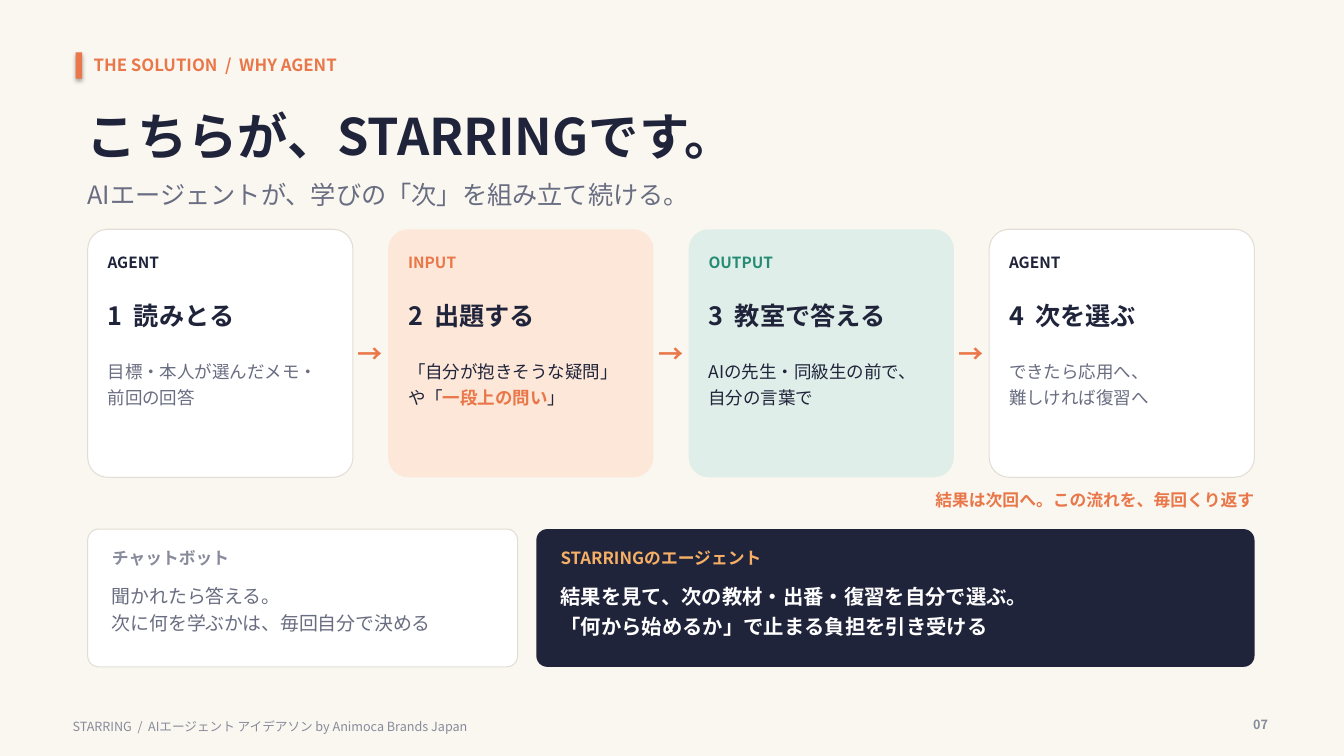
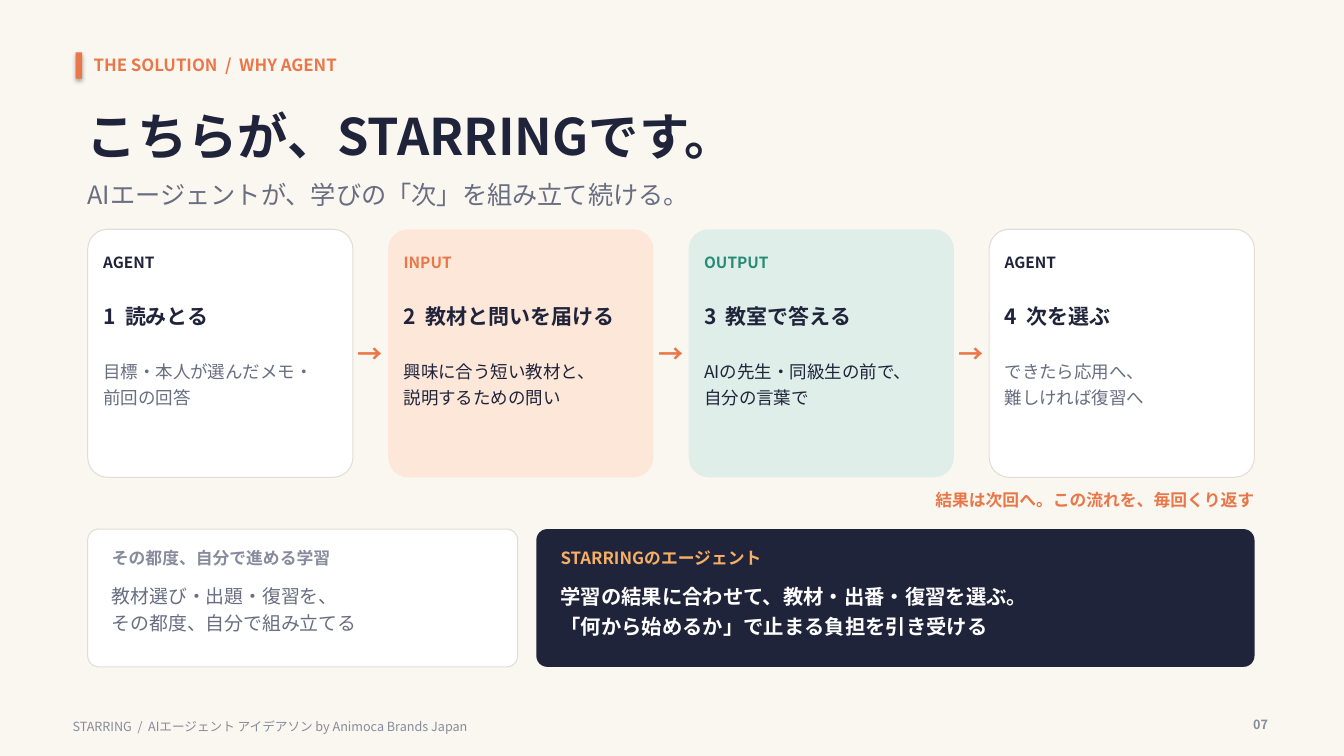
Before and after one commit to zpx9/a1, a slide deck: slide 7 of STARRING_final.pptx. Drawn at 1344x756 pixels with LibreOffice and Linux fonts; fonts in the diff are those of the drawing. Boxes give left, top, right and bottom in pixels: in the first picture for what was removed or moved away, otherwise in the second. Text is boxed around its words. In the diff, an @@ line names an element or a change of style, - is before the commit and + after.

```diff
--- a/STARRING_final.pptx
+++ b/STARRING_final.pptx
@@ text "AGENT": place and size @@
-text "AGENT" at bbox=[108, 256, 159, 268]
+text "AGENT" at bbox=[103, 256, 154, 268]
@@ text "INPUT": place and size @@
-text "INPUT" at bbox=[408, 256, 456, 268]
+text "INPUT" at bbox=[404, 256, 452, 268]
@@ text "OUTPUT": place and size @@
-text "OUTPUT" at bbox=[709, 256, 773, 268]
+text "OUTPUT" at bbox=[704, 256, 768, 268]
@@ text "AGENT": place and size @@
-text "AGENT" at bbox=[1009, 256, 1060, 268]
+text "AGENT" at bbox=[1005, 256, 1056, 268]
@@ size 18 to 15 pt in 3 elements at bbox=[103, 306, 209, 326], bbox=[704, 306, 851, 326], bbox=[1005, 306, 1110, 326] @@
@@ text at bbox=[404, 306, 614, 326]: text changed; size 18 to 15 pt @@
-2 出題する
+2 教材と問いを届ける
@@ text "目標・本人が選んだメモ・": place and size @@
-text "目標・本人が選んだメモ・" at bbox=[108, 363, 318, 406]
+text "目標・本人が選んだメモ・" at bbox=[103, 363, 313, 406]
@@ text "AIの先生・同級生の前で、": place and size @@
-text "AIの先生・同級生の前で、" at bbox=[709, 363, 916, 406]
+text "AIの先生・同級生の前で、" at bbox=[704, 363, 911, 406]
@@ text "できたら応用へ、": place and size @@
-text "できたら応用へ、" at bbox=[1009, 363, 1149, 406]
+text "できたら応用へ、" at bbox=[1005, 363, 1145, 406]
@@ text at bbox=[404, 363, 596, 406]: text changed @@
-「自分が抱きそうな疑問」
-や「一段上の問い」
+興味に合う短い教材と、
+説明するための問い
@@ text at bbox=[112, 550, 330, 566]: text changed @@
-チャットボット
+その都度、自分で進める学習
@@ text at bbox=[112, 587, 356, 632]: text changed @@
-聞かれたら答える。
-次に何を学ぶかは、毎回自分で決める
+教材選び・出題・復習を、
+その都度、自分で組み立てる
@@ text at bbox=[561, 586, 1028, 606]: text changed @@
-結果を見て、次の教材・出番・復習を自分で選ぶ。
+学習の結果に合わせて、教材・出番・復習を選ぶ。
```
Also in this commit, not shown: 2 other slides changed, 1 other file.
